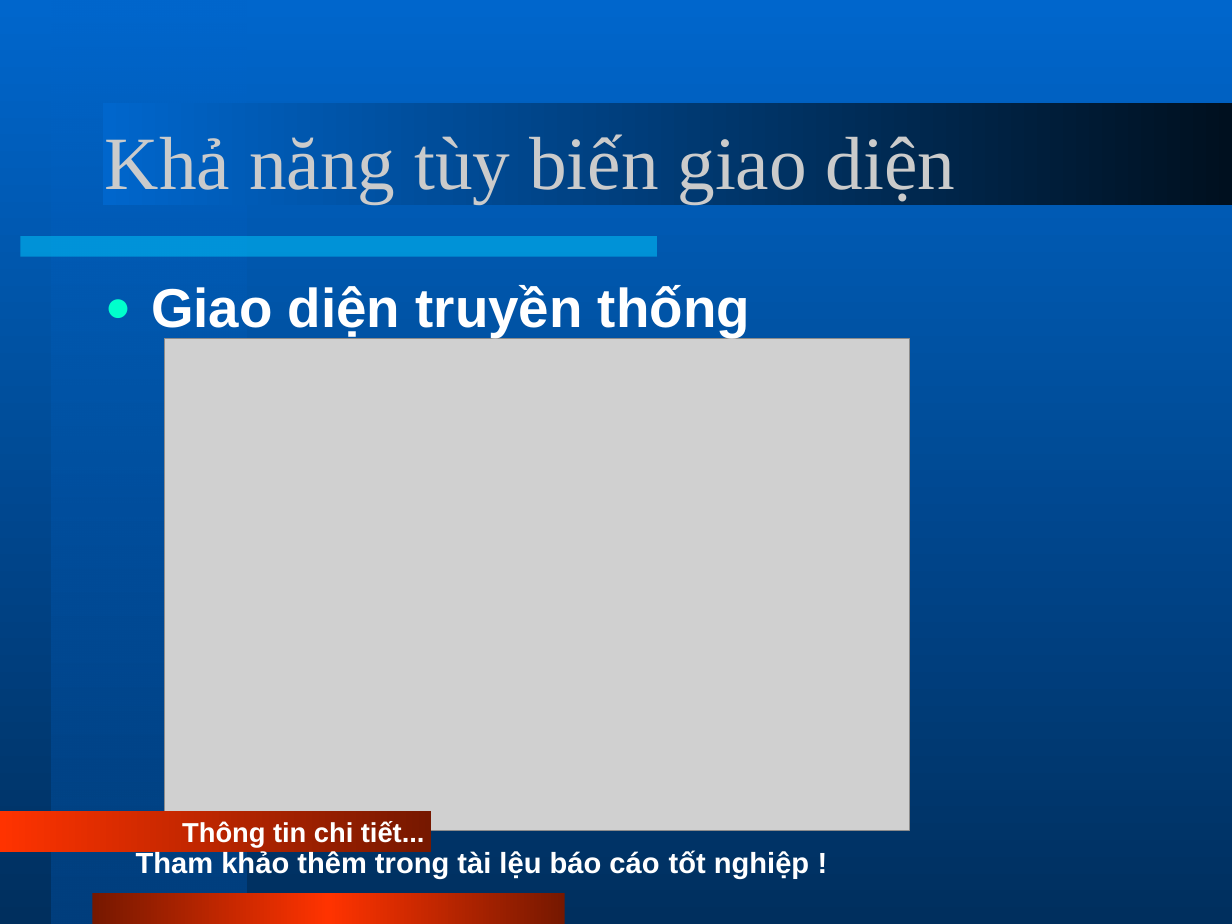
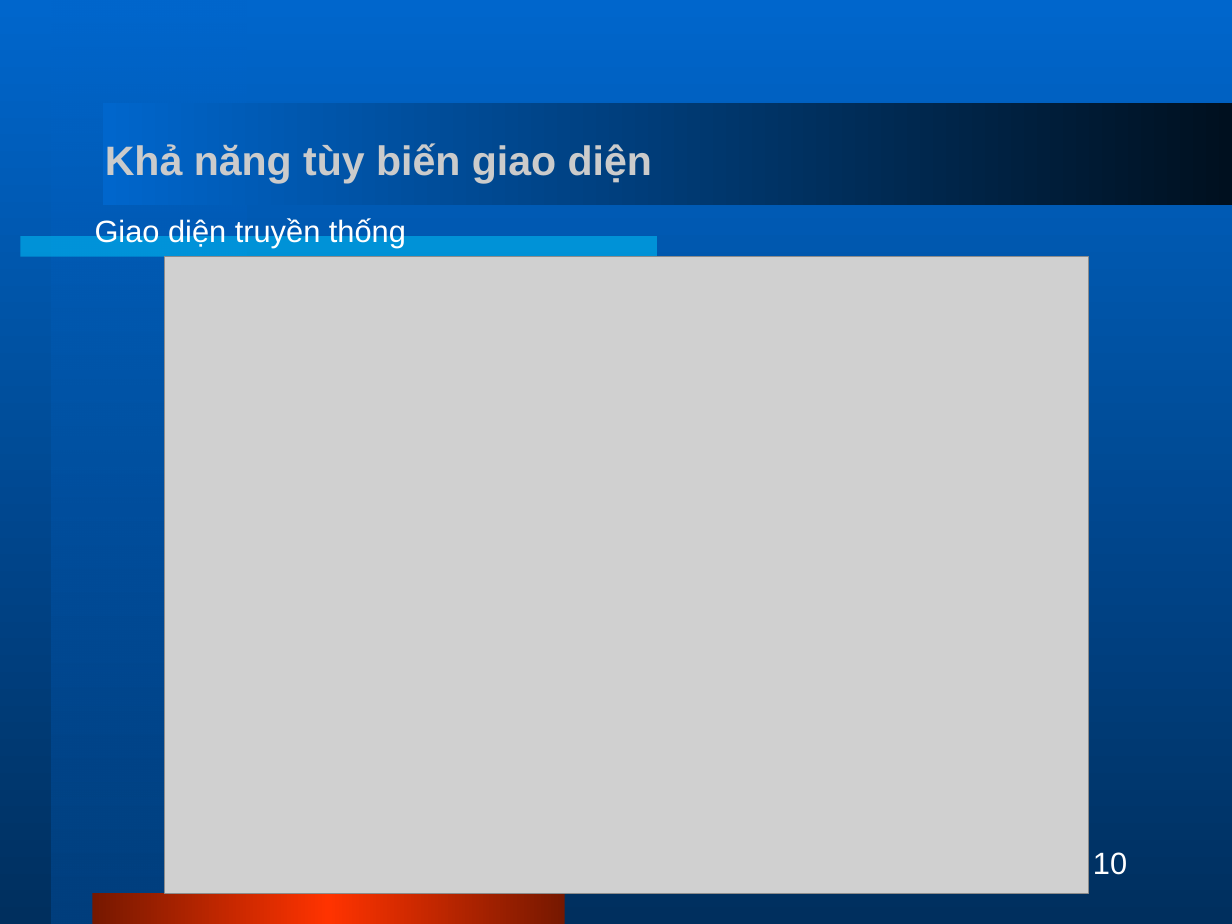
Before and after one commit to phamtuanchip/PHS, a slide deck: slide 10 of Documents/slides.ppt (slide 5 before the commit). Drawn at 1232x924 pixels with LibreOffice and Linux fonts; fonts in the diff are those of the drawing; grey boxes stand for pictures. Boxes give left, top, right and bottom in pixels: in the first picture for what was removed or moved away, otherwise in the second. Text is boxed around its words. In the diff, an @@ line names an element or a change of style, - is before the commit and + after.

```diff
--- a/Documents/slides.ppt
+++ b/Documents/slides.ppt
@@ title "Khả năng tùy biến giao ..." at [105, 143, 652, 183]: size 44 to 24 pt, font Times New Roman to Arial, bold on @@
@@ text "Giao diện truyền thống": place and size @@
-text "Giao diện truyền thống" at [151, 285, 750, 337]
+text "Giao diện truyền thống" at [95, 217, 406, 247]
@@ text "Giao diện truyền thống" at [95, 217, 406, 247]: size 32 to 18 pt, bold off; bullet ● to none; less space between paragraphs @@
@@ picture: place and size @@
-picture at [164, 339, 909, 830]
+picture at [164, 256, 1088, 893]
@@ rectangle removed at [0, 811, 431, 851] @@
-Thông tin chi tiết...
@@ text removed at [136, 850, 809, 878] @@
-Tham khảo thêm trong tài lệu báo cáo tốt nghiệp !
@@ page number added at [1093, 852, 1127, 875], 18 pt, text #FFFFFF @@
+10
```
Also in this commit, not shown: 8 other slides changed, 6 slides added, 2 slides removed.
